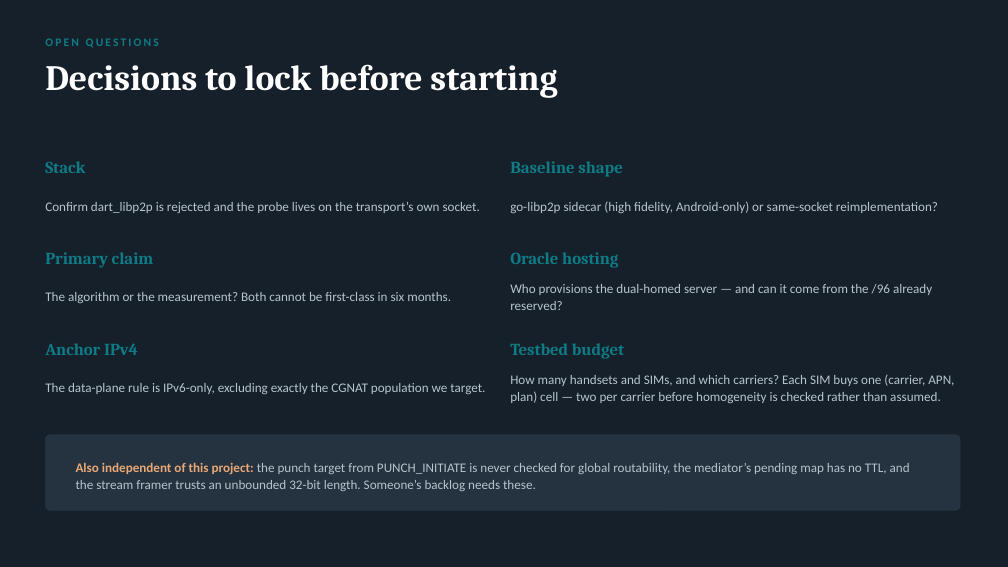
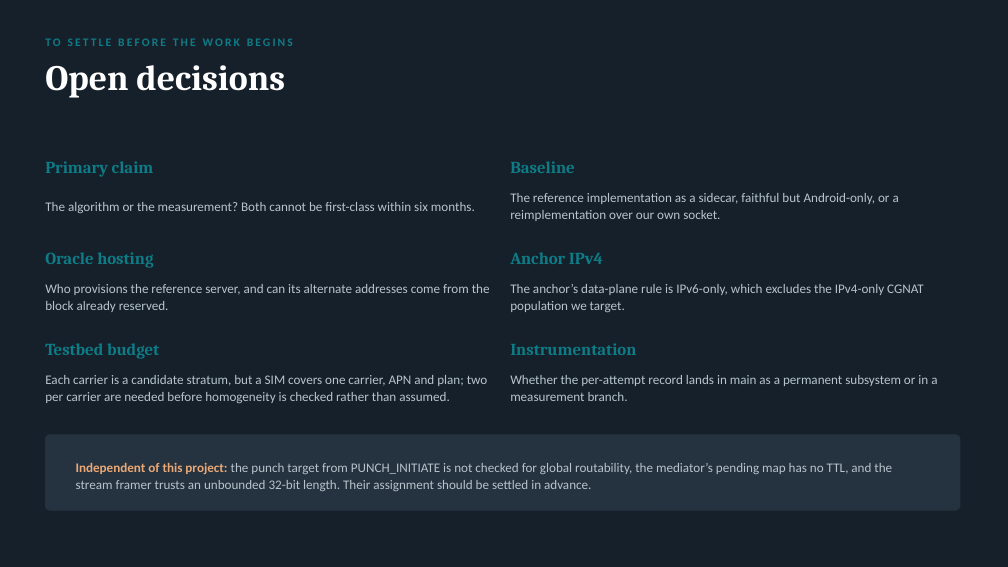
Before and after one commit to danbachar/grassroots-networking, a slide deck: slide 11 of docs/student-projects/grassroots-nat-project.pptx. Drawn at 1008x567 pixels with LibreOffice and Linux fonts; fonts in the diff are those of the drawing. Boxes give left, top, right and bottom in pixels: in the first picture for what was removed or moved away, otherwise in the second. Text is boxed around its words. In the diff, an @@ line names an element or a change of style, - is before the commit and + after.

```diff
--- a/docs/student-projects/grassroots-nat-project.pptx
+++ b/docs/student-projects/grassroots-nat-project.pptx
@@ text at [45, 38, 293, 46]: text changed @@
-OPEN QUESTIONS
+TO SETTLE BEFORE THE WORK BEGINS
@@ text at [45, 65, 285, 98]: text changed @@
-Decisions to lock before starting
+Open decisions
@@ text at [45, 161, 154, 177]: text changed @@
-Stack
+Primary claim
@@ text at [510, 161, 574, 173]: text changed @@
-Baseline shape
+Baseline
@@ text at [45, 202, 475, 213]: text changed @@
-Confirm dart_libp2p is rejected and the probe lives on the transport’s own socket.
+The algorithm or the measurement? Both cannot be first-class within six months.
@@ text at [510, 193, 899, 221]: text changed @@
-go-libp2p sidecar (high fidelity, Android-only) or same-socket reimplementation?
+The reference implementation as a sidecar, faithful but Android-only, or a reimplementation over our own socket.
@@ text at [45, 252, 153, 268]: text changed @@
-Primary claim
+Oracle hosting
@@ text at [510, 252, 603, 264]: text changed @@
-Oracle hosting
+Anchor IPv4
@@ text at [45, 284, 490, 312]: text changed @@
-The algorithm or the measurement? Both cannot be first-class in six months.
+Who provisions the reference server, and can its alternate addresses come from the block already reserved.
@@ text at [510, 284, 924, 312]: text changed @@
-Who provisions the dual-homed server — and can it come from the /96 already reserved?
+The anchor’s data-plane rule is IPv6-only, which excludes the IPv4-only CGNAT population we target.
@@ text at [45, 343, 159, 359]: text changed @@
-Anchor IPv4
+Testbed budget
@@ text at [510, 343, 636, 355]: text changed @@
-Testbed budget
+Instrumentation
@@ text at [45, 375, 488, 403]: text changed @@
-The data-plane rule is IPv6-only, excluding exactly the CGNAT population we target.
+Each carrier is a candidate stratum, but a SIM covers one carrier, APN and plan; two per carrier are needed before homogeneity is checked rather than assumed.
@@ text at [510, 375, 937, 401]: text changed @@
-How many handsets and SIMs, and which carriers? Each SIM buys one (carrier, APN, plan) cell — two per carrier before homogeneity is checked rather than assumed.
+Whether the per-attempt record lands in main as a permanent subsystem or in a measurement branch.
@@ text at [76, 462, 892, 491]: text changed @@
-Also independent of this project: the punch target from PUNCH_INITIATE is never checked for global routability, the mediator’s pending map has no TTL, and the stream framer trusts an unbounded 32-bit length. Someone’s backlog needs these.
+Independent of this project: the punch target from PUNCH_INITIATE is not checked for global routability, the mediator’s pending map has no TTL, and the stream framer trusts an unbounded 32-bit length. Their assignment should be settled in advance.
```
Also in this commit, not shown: 10 other slides changed, 3 other files.
